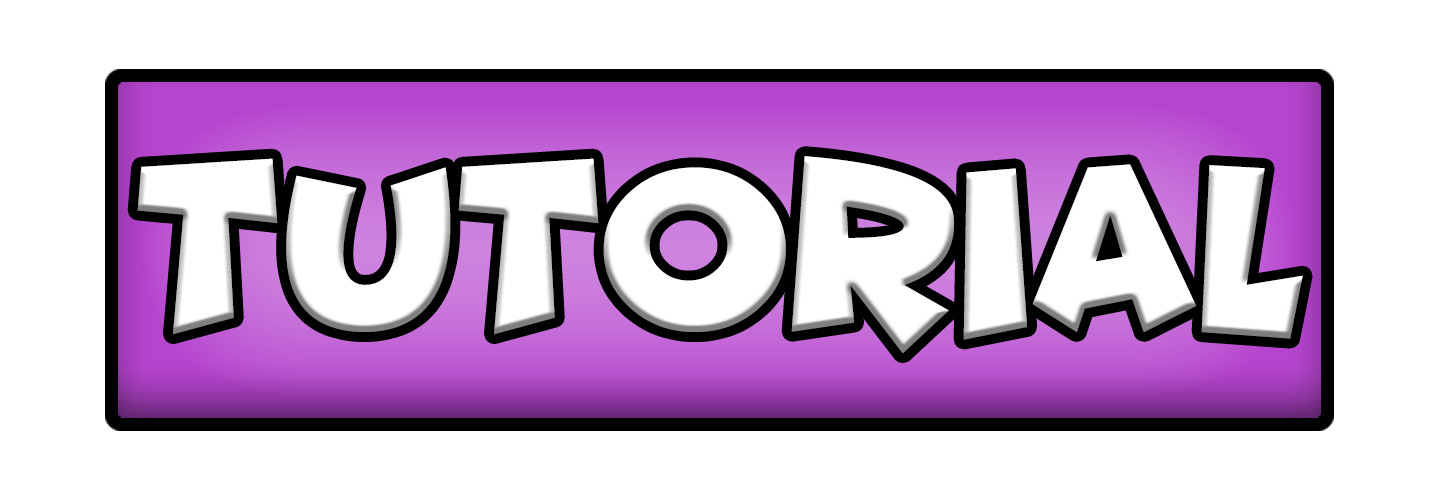
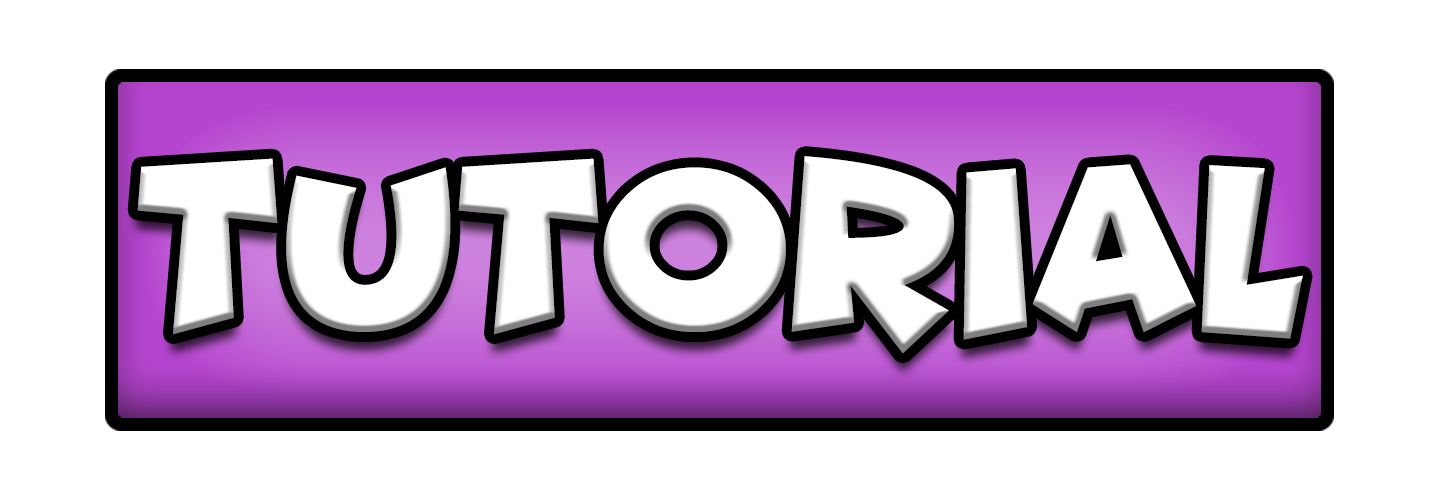
The second 1440 × 500 image is a revision of the first. Changes to its layers:
pixels changed over [127, 180, 1313, 379] (layer not identified)
